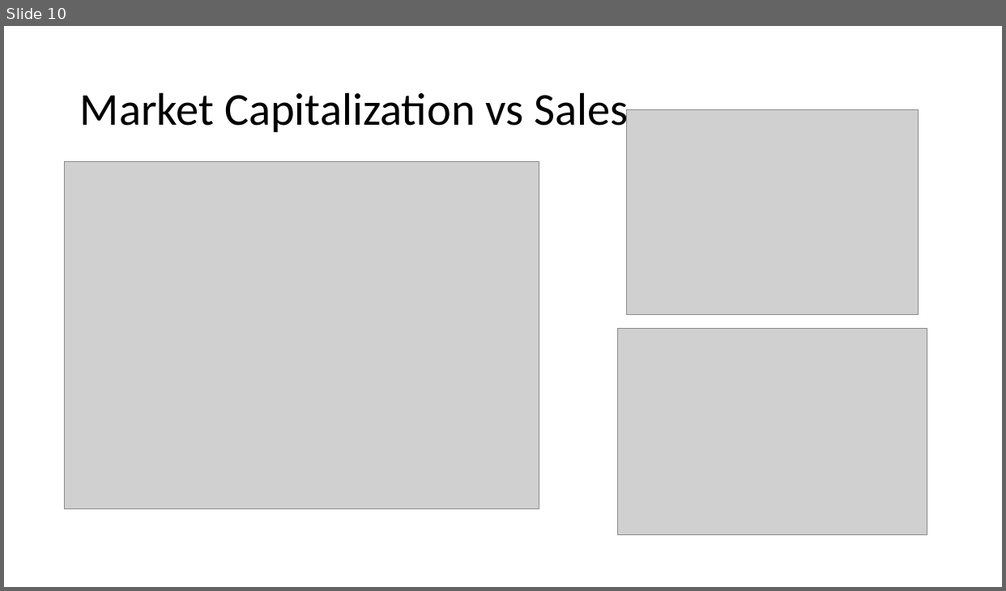
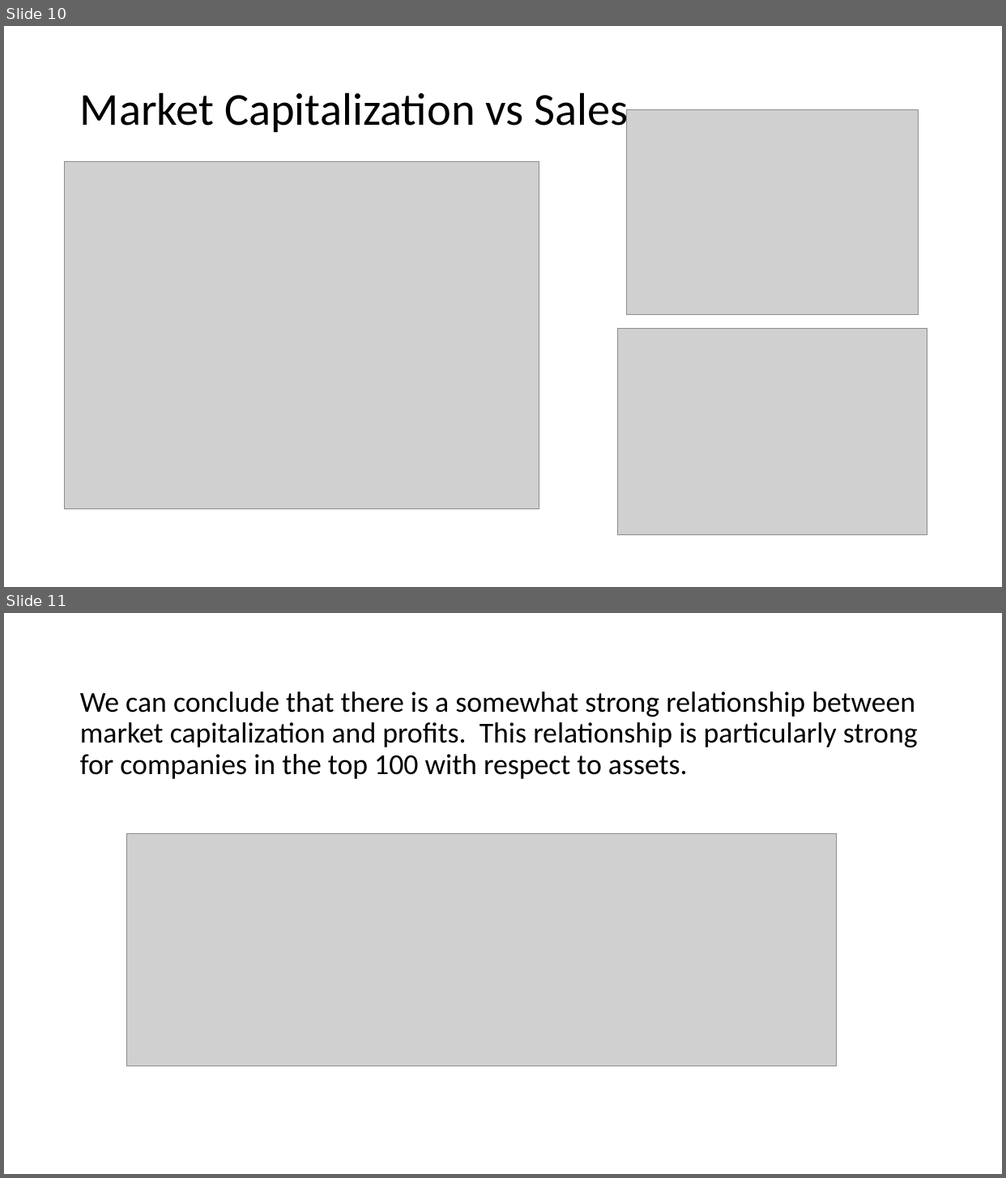
Before and after one commit to valfera/Forbes2000, a slide deck: Web_Scraping_with_Python.pptx. Shown one above the other, each under a label of ours: slide 10 before the commit, slides 10 and 11 after it. The pictures are 1006x591 and 1006x1178 pixels, drawn with LibreOffice and Linux fonts; fonts in the diff are those of the drawing; grey boxes stand for pictures. Boxes give left, top, right and bottom in pixels: in the first picture for what was removed or moved away, otherwise in the second. Text is boxed around its words. In the diff, an @@ line names an element or a change of style, - is before the commit and + after.

```diff
--- a/Web_Scraping_with_Python.pptx
+++ b/Web_Scraping_with_Python.pptx
@@ slide 11 added at (x1=4, y1=613, x2=1002, y2=1174), background #FFFFFF @@
@@ title added at (x1=80, y1=692, x2=918, y2=779), 27.9 pt, text #000000 @@
+We can conclude that there is a somewhat strong relationship between market capitalization and profits. This relationship is particularly strong for companies in the top 100 with respect to assets.
@@ picture added at (x1=127, y1=834, x2=837, y2=1066) @@
```
Also in this commit, not shown: 2 slides changed, 1 other slide added, 1 slide removed.
